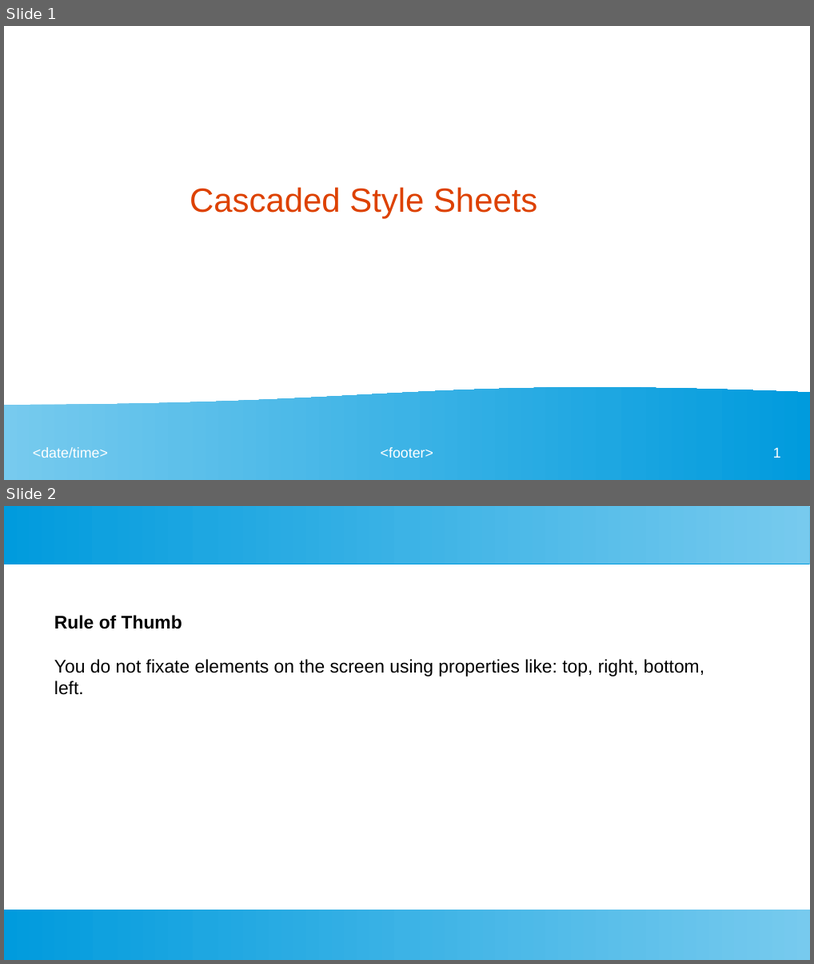
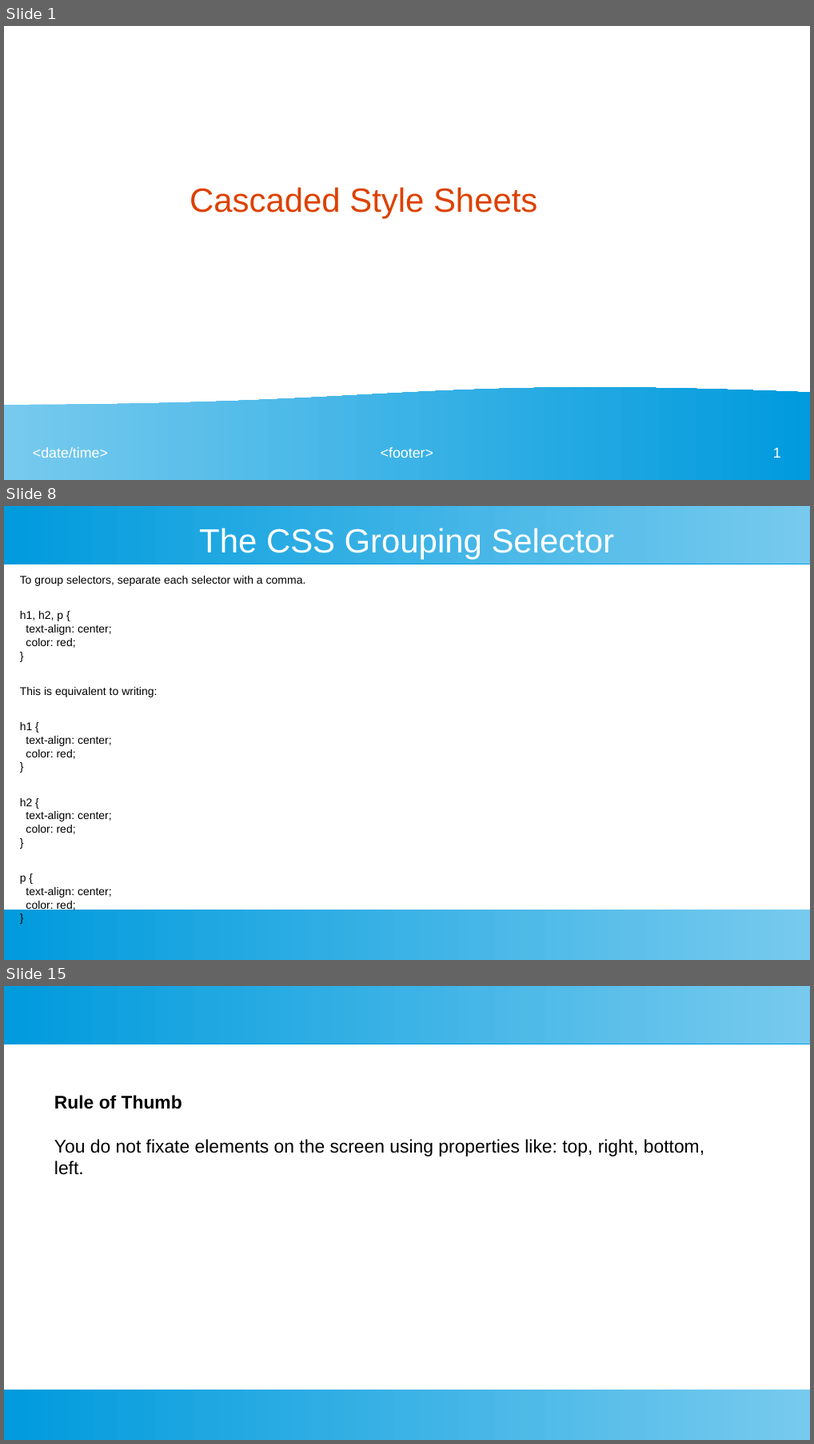
Before and after one commit to ashishjain1547/webDevelopmentCourseUsingFlask, a slide deck: CSS.odp. Shown one above the other, each under a label of ours: slides 1 and 2 before the commit, slides 1, 8 and 15 after it; the slides between them are not shown. The pictures are 814x964 and 814x1444 pixels, drawn with LibreOffice and Linux fonts; fonts in the diff are those of the drawing. Boxes give left, top, right and bottom in pixels: in the first picture for what was removed or moved away, otherwise in the second. Text is boxed around its words. In the diff, an @@ line names an element or a change of style, - is before the commit and + after.

```diff
--- a/CSS.odp
+++ b/CSS.odp
@@ slide 8 added at bbox=[4, 506, 810, 960], background #FFFFFF; not listed: 2 template elements that a slide beside it also shows @@
@@ title added at bbox=[199, 528, 615, 560], 33 pt, text #FFFFFF @@
+The CSS Grouping Selector
@@ text added at bbox=[20, 576, 306, 912], 11 pt, text #000000 @@
+To group selectors, separate each selector with a comma.
+h1, h2, p {
+text-align: center;
+color: red;
+}
+This is equivalent to writing:
+h1 {
+text-align: center;
+color: red;
+}
+h2 {
+text-align: center;
+color: red;
+}
+p {
+text-align: center;
+color: red;
+}
@@ what was slide 2 is now slide 15 @@
```
Also in this commit, not shown: 12 other slides added, 16 other files.
